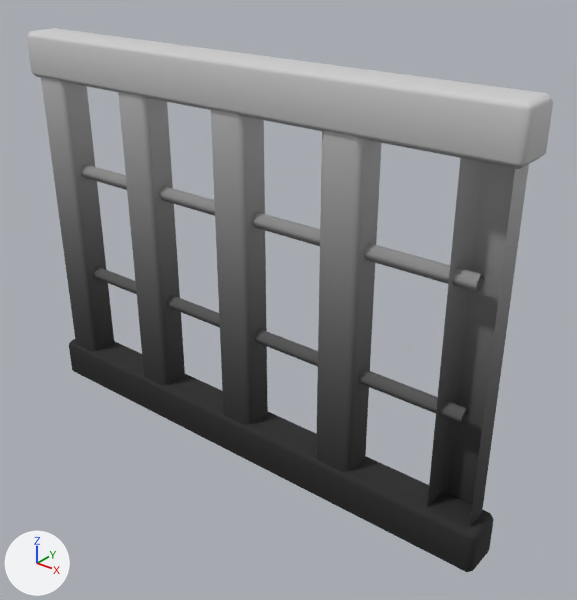
A saved change to the FBX model Assets/PackageAsset/Honda 1/Wood/SM_Wood_Window_02.fbx.
Camera for both pictures: a 50 mm camera at (0.073, 0.731, 2.023) aimed at (-0.905, 1.954, 1.265). Every picture has the same lights, and +X, +Y and +Z are marked at lower left. Where no turn or scale is listed for an object, it has been applied to the vertices.

The scene before the commit, as lines of its bpy script (objects in view):
```python
mat_mi_wood_01 = principled_material('MI_Wood_01')
mat_mi_wood_01.texture = img_t_clay_01_png
mat_mi_wood_01.roughness = 0.917
me_cube_165_piece_255_piece_curve_002 = bpy.data.meshes.new('Cube.165_Piece.255_Piece_Curve.002')
me_cube_165_piece_255_piece_curve_002.from_pydata(...)  # 198 vertices, 192 faces; spans x -1.619..-0.381, y 1.862..1.955, z 0.856..1.774
me_cube_165_piece_255_piece_curve_002.materials.append(mat_mi_wood_01)  # picture img_t_clay_01_png
ob_sm_wood_window_02 = bpy.data.objects.new('SM_Wood_Window_02', me_cube_165_piece_255_piece_curve_002)
ob_sm_wood_window_02.location = (0.0, 0.0, 0.0)
```
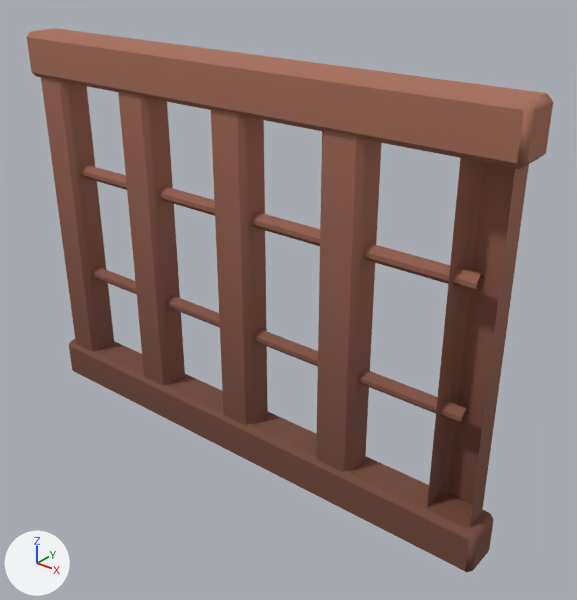
The newer file is also rescaled (x0.5) as a whole; pictures and numbers use the older file's frame.

Boxes [x1, y1, x2, y2] around the edits, measured in the pictures (577 x 600 px):
'SM_Wood_Window_02', surface changed (grey to brown)
    both: [27, 28, 553, 572]

What changed in the scene script:
```text
Add img_t_all_01_png:
    img_t_all_01_png = load_image('T_All_01.png', '../T_All_01.png', 2048, 2048, 'sRGB')
Change mat_mi_wood_01:
    mat_mi_wood_01.texture: img_t_clay_01_png -> img_t_all_01_png
```
